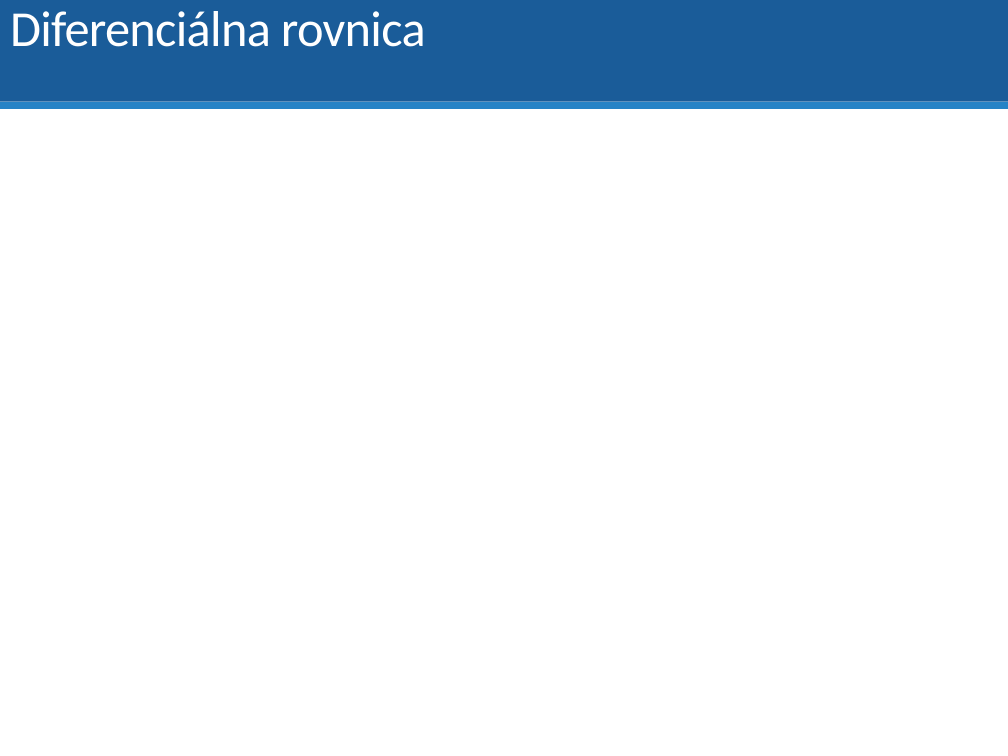
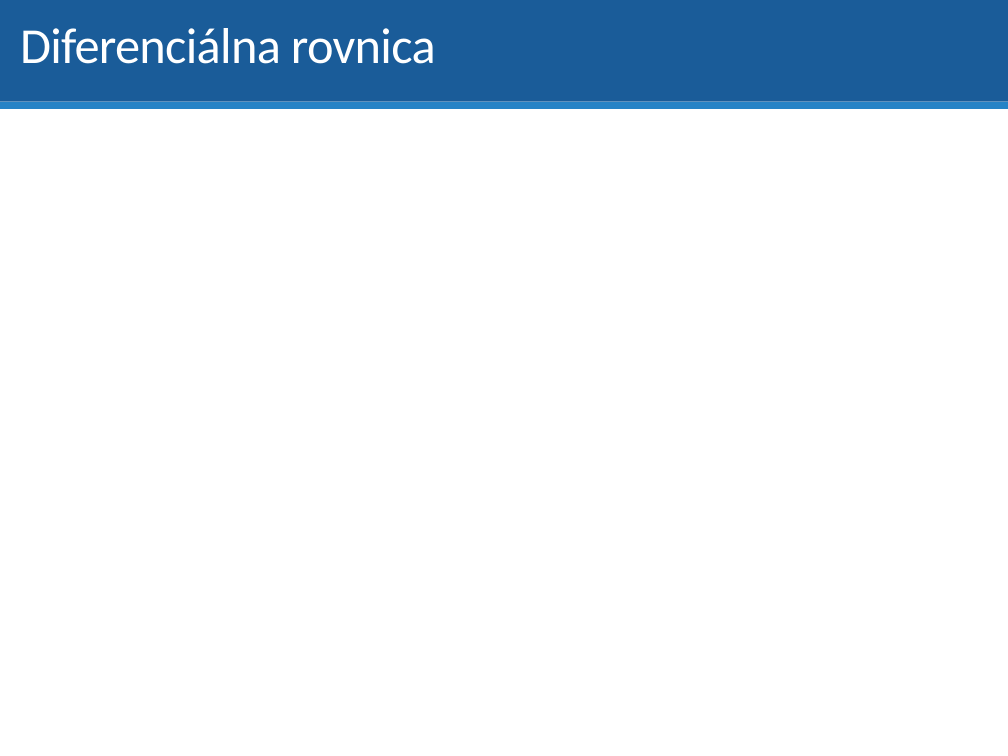
Before and after one commit to dodekm/TeamProjektKybernetika, a slide deck: slide 6 of Nove prednasky/P01_dynamika_dif_rovnice_LPT_prenosova_funkcia_modelovanie.pptx. Drawn at 1008x756 pixels with LibreOffice and Linux fonts; fonts in the diff are those of the drawing; grey boxes stand for pictures. Boxes give left, top, right and bottom in pixels: in the first picture for what was removed or moved away, otherwise in the second. Text is boxed around its words. In the diff, an @@ line names an element or a change of style, - is before the commit and + after.

```diff
--- a/Nove prednasky/P01_dynamika_dif_rovnice_LPT_prenosova_funkcia_modelovanie.pptx
+++ b/Nove prednasky/P01_dynamika_dif_rovnice_LPT_prenosova_funkcia_modelovanie.pptx
@@ title "Diferenciálna rovnica": place and size @@
-title "Diferenciálna rovnica" at [10,11,426,47]
+title "Diferenciálna rovnica" at [20,28,436,64]
```
Also in this commit, not shown: 4 other slides changed, 2 slides added.
